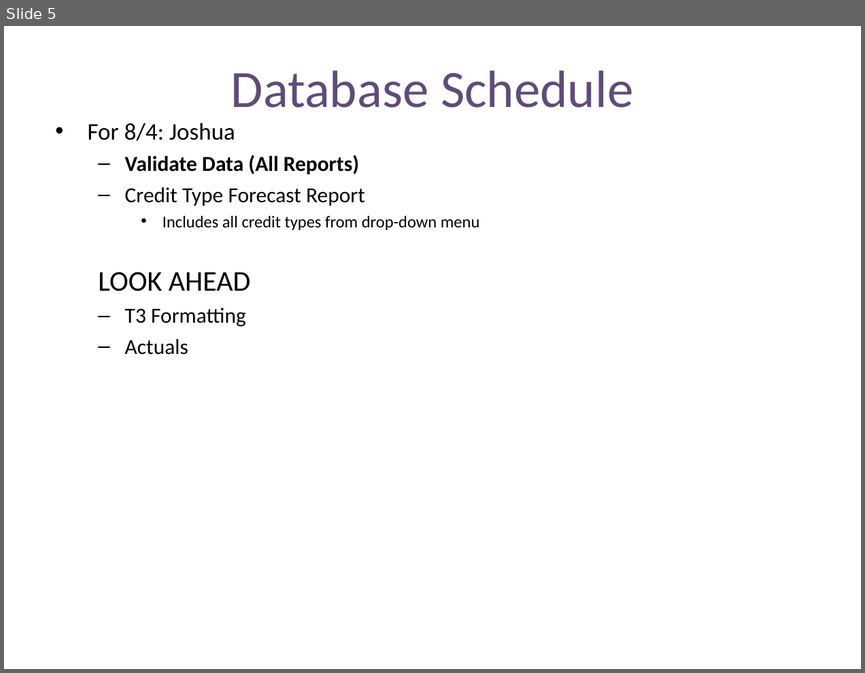
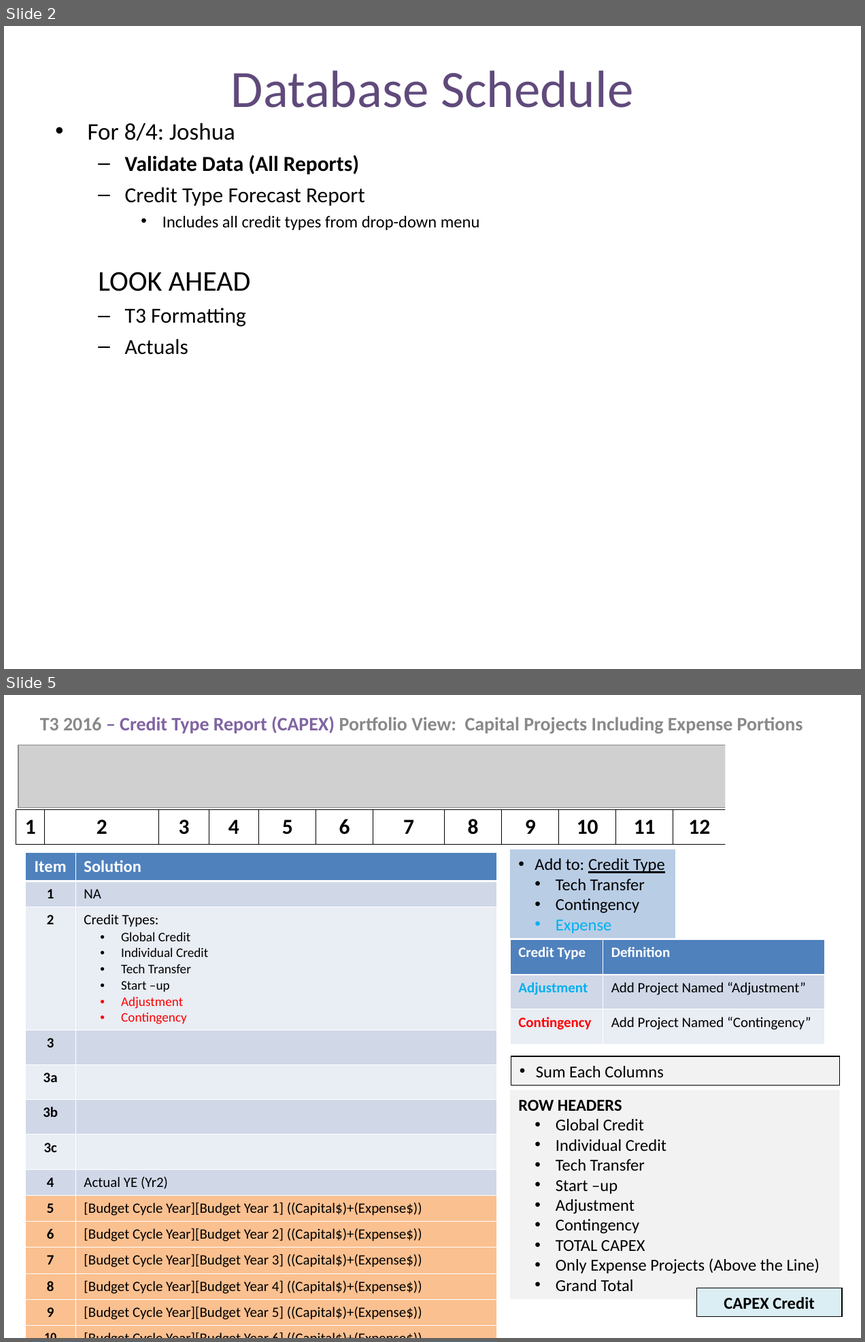
Before and after one commit to jlucas5190/ppms, a slide deck: resources/Forecast Reports.ppt. Shown one above the other, each under a label of ours: slide 5 before the commit, slides 2 and 5 after it; the slides between them are not shown. The pictures are 865x673 and 865x1342 pixels, drawn with LibreOffice and Linux fonts; fonts in the diff are those of the drawing; grey boxes stand for pictures. Boxes give left, top, right and bottom in pixels: in the first picture for what was removed or moved away, otherwise in the second. Text is boxed around its words. In the diff, an @@ line names an element or a change of style, - is before the commit and + after.

```diff
--- a/resources/Forecast Reports.ppt
+++ b/resources/Forecast Reports.ppt
@@ slide 5 added at [4, 695, 861, 1338], background #FFFFFF @@
@@ subtitle added at [40, 716, 803, 734], 16 pt, text #898989, bold @@
+T3 2016 – Credit Type Report (CAPEX) Portfolio View: Capital Projects Including Expense Portions
@@ picture added at [18, 745, 839, 807] @@
@@ rectangle added at [725, 738, 854, 873], fill #FFFFFF @@
@@ table added at [16, 810, 838, 844], 1 rows, 14 columns @@
+1 | 2 | 3 | 4 | 5 | 6 | 7 | 8 | 9 | 10 | 11 | 12 | 13 | 14
@@ table added at [26, 852, 496, 1338], 16 rows, 2 columns @@
+Item | Solution
+1 | NA
+2 | Credit Types: / Global Credit / Individual Credit / Tech Transfer / Start –up / Adjustment / Contingency
+3 | 
+3a | 
+3b | 
+3c | 
+4 | Actual YE (Yr2)
+5 | [Budget Cycle Year][Budget Year 1] ((Capital$)+(Expense$))
+6 | [Budget Cycle Year][Budget Year 2] ((Capital$)+(Expense$))
+7 | [Budget Cycle Year][Budget Year 3] ((Capital$)+(Expense$))
+8 | [Budget Cycle Year][Budget Year 4] ((Capital$)+(Expense$))
+9 | [Budget Cycle Year][Budget Year 5] ((Capital$)+(Expense$))
+10 | [Budget Cycle Year][Budget Year 6] ((Capital$)+(Expense$))
+11 | ∑ {Line 5-10}
+12 | ∑ {Line 3-10}
@@ rectangle added at [509, 849, 675, 938], fill #B9CDE5, 14 pt, text #000000 @@
+• Add to: Credit Type
+  • Tech Transfer
+  • Contingency
+  • Expense
@@ table added at [509, 939, 823, 1044], 3 rows, 2 columns @@
+Credit Type | Definition
+Adjustment | Add Project Named “Adjustment”
+Contingency | Add Project Named “Contingency”
@@ rectangle added at [511, 1057, 839, 1086], fill #F2F2F2, outline #000000 0.74 pt, 14 pt, text #000000 @@
+• Sum Each Columns
@@ rectangle added at [509, 1090, 839, 1299], fill #F2F2F2, 14 pt, text #000000 @@
+ROW HEADERS
+  • Global Credit
+  • Individual Credit
+  • Tech Transfer
+  • Start –up
+  • Adjustment
+  • Contingency
+  • TOTAL CAPEX
+  • Only Expense Projects (Above the Line)
+  • Grand Total
@@ rectangle added at [696, 1288, 841, 1317], fill #DBEEF4, outline #000000 0.74 pt, 14 pt, text #000000, bold @@
+CAPEX Credit
@@ what was slide 5 is now slide 2 @@
```
Also in this commit, not shown: 4 slides changed, 6 other slides added, 2 other files.
